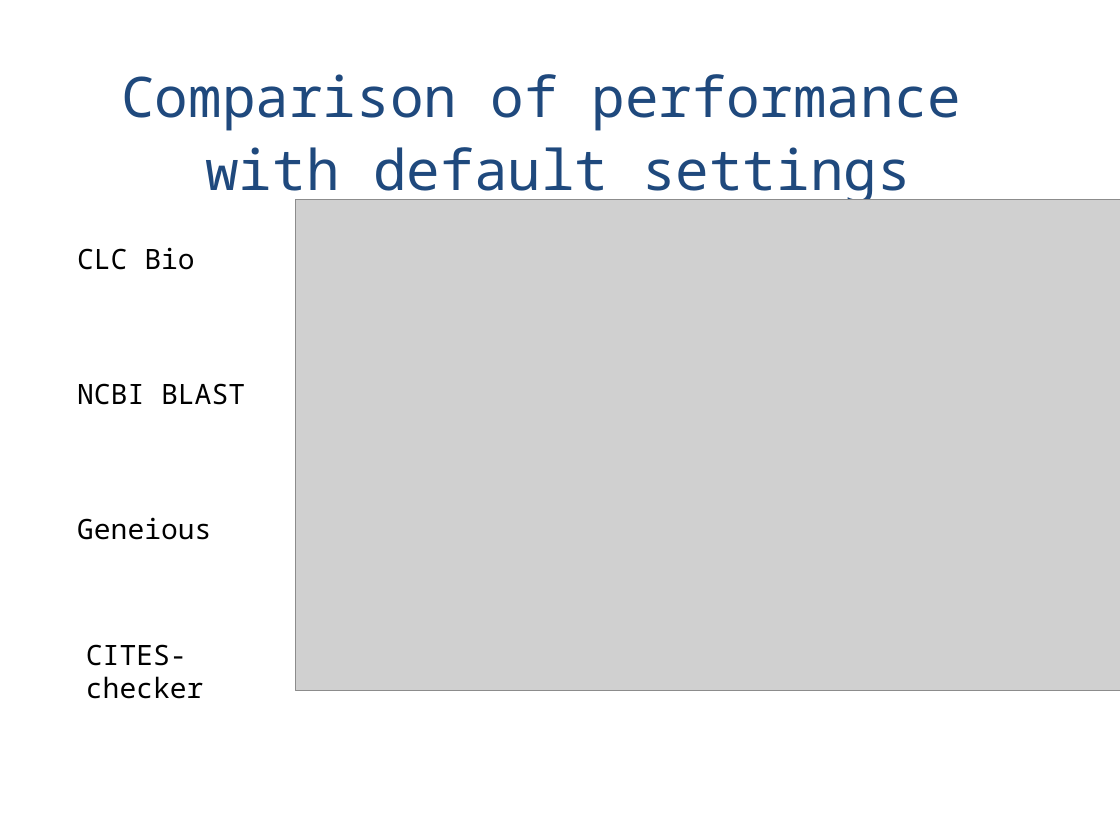
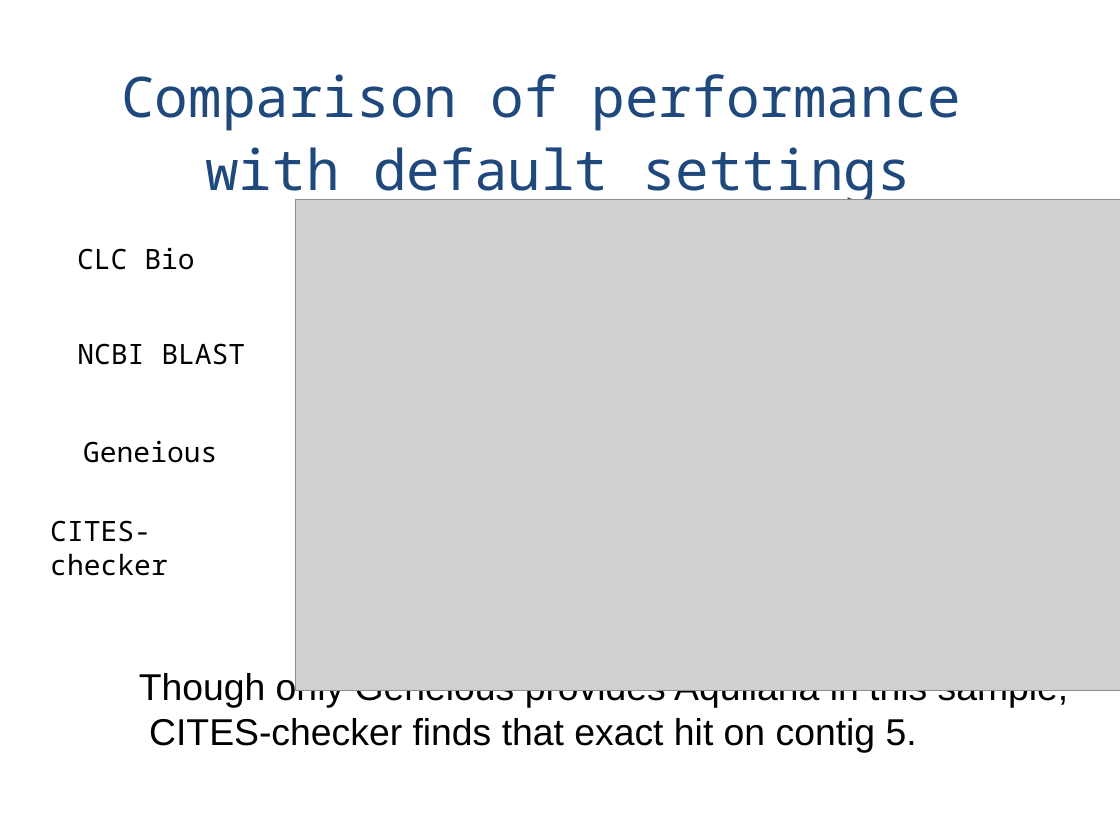
Before and after one commit to naturalis/HTS-barcode-checker, a slide deck: slide 19 of doc/presentationV4.pptx. Drawn at 1120x840 pixels with LibreOffice and Linux fonts; fonts in the diff are those of the drawing; grey boxes stand for pictures. Boxes give left, top, right and bottom in pixels: in the first picture for what was removed or moved away, otherwise in the second. Text is boxed around its words. In the diff, an @@ line names an element or a change of style, - is before the commit and + after.

```diff
--- a/doc/presentationV4.pptx
+++ b/doc/presentationV4.pptx
@@ text "NCBI BLAST": place and size @@
-text "NCBI BLAST" at box(77, 383, 245, 405)
+text "NCBI BLAST" at box(77, 343, 245, 365)
@@ text "Geneious": place and size @@
-text "Geneious" at box(77, 517, 211, 540)
+text "Geneious" at box(83, 440, 217, 463)
@@ text "CITES-checker": place and size @@
-text "CITES-checker" at box(86, 644, 204, 699)
+text "CITES-checker" at box(50, 520, 168, 576)
@@ text added at box(139, 671, 1069, 753), 24 pt, text #000000 @@
+Though only Geneious provides Aquilaria in this sample,
+CITES-checker finds that exact hit on contig 5.
```
Also in this commit, not shown: 6 other slides changed.
